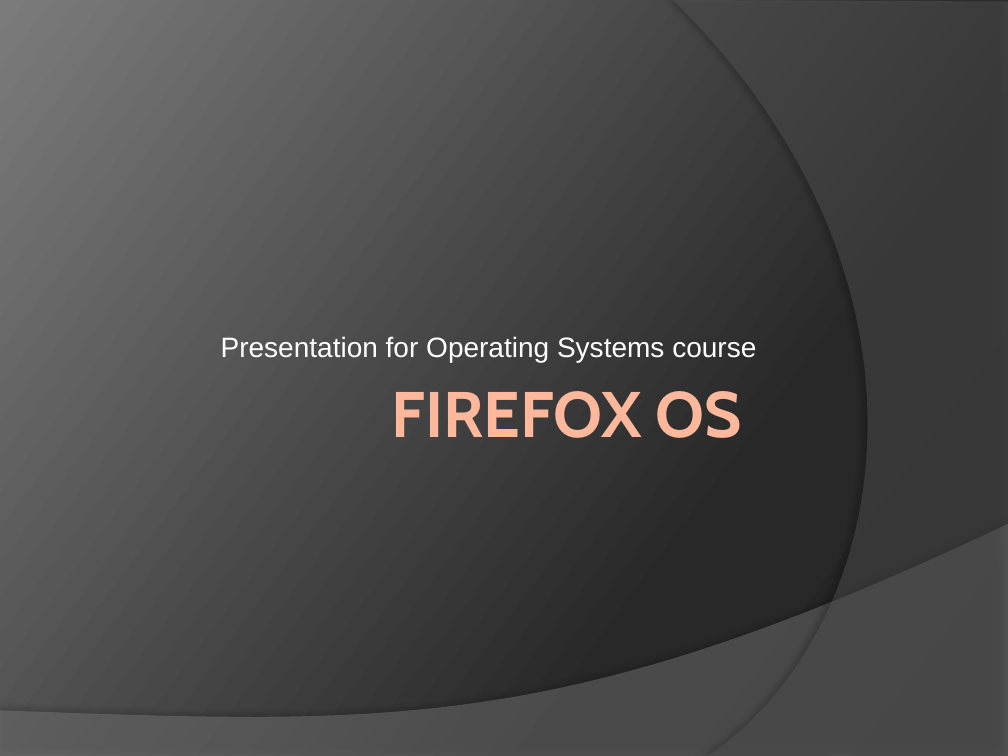
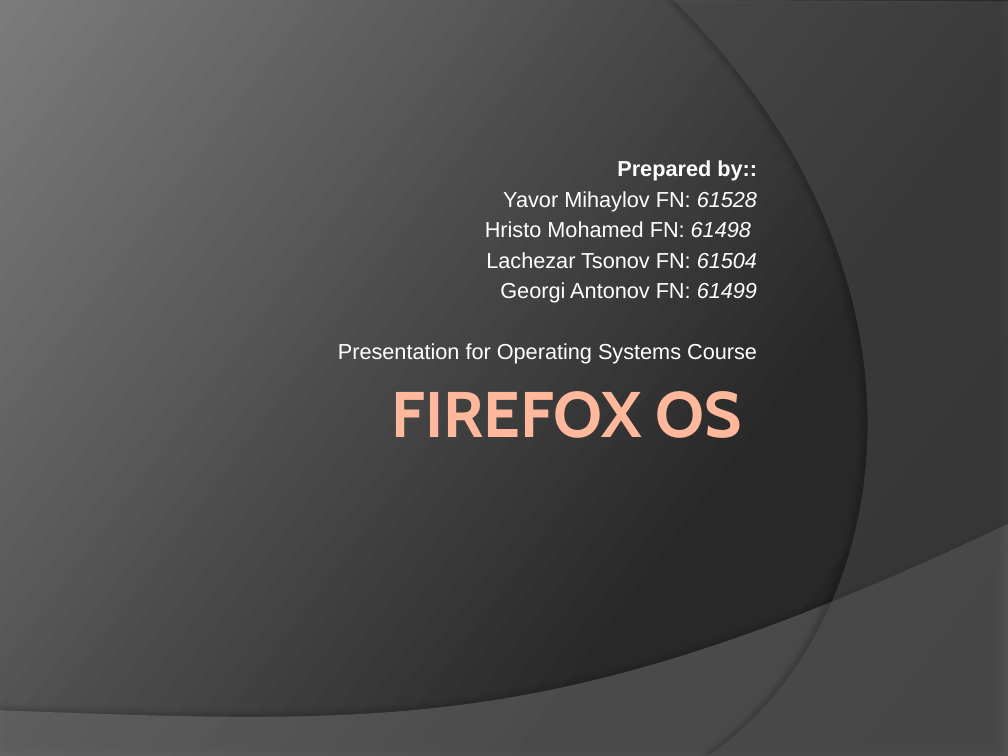
Before and after one commit to ymihaylov/Firefox-OS-Documentation-Project, a slide deck: slide 1 of Firefox OS.pptx. Drawn at 1008x756 pixels with LibreOffice and Linux fonts; fonts in the diff are those of the drawing. Boxes give left, top, right and bottom in pixels: in the first picture for what was removed or moved away, otherwise in the second. Text is boxed around its words. In the diff, an @@ line names an element or a change of style, - is before the commit and + after.

```diff
--- a/Firefox OS.pptx
+++ b/Firefox OS.pptx
@@ subtitle at <box>338,160,757,363</box>: text changed; size 20 to 15.5 pt @@
-Presentation for Operating Systems course
+Prepared by::
+Yavor Mihaylov FN: 61528
+Hristo Mohamed FN: 61498
+Lachezar Tsonov FN: 61504
+Georgi Antonov FN: 61499
+Presentation for Operating Systems Course
```
Also in this commit, not shown: 13 slides added, 1 slide removed.
